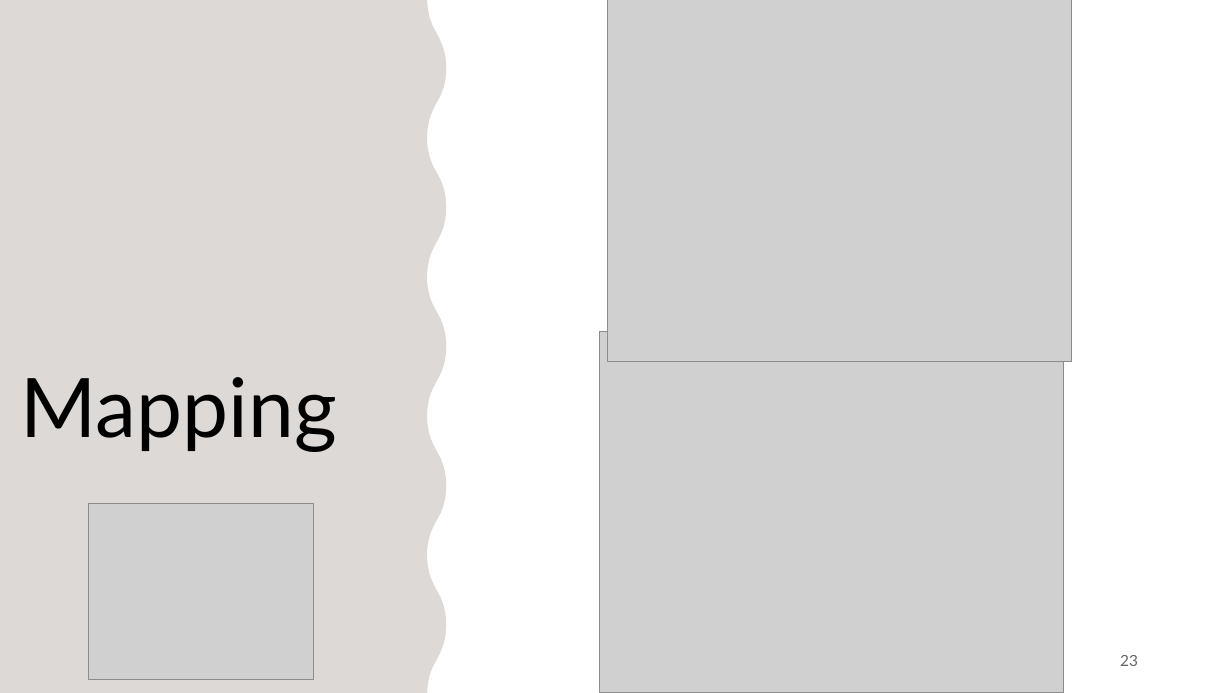
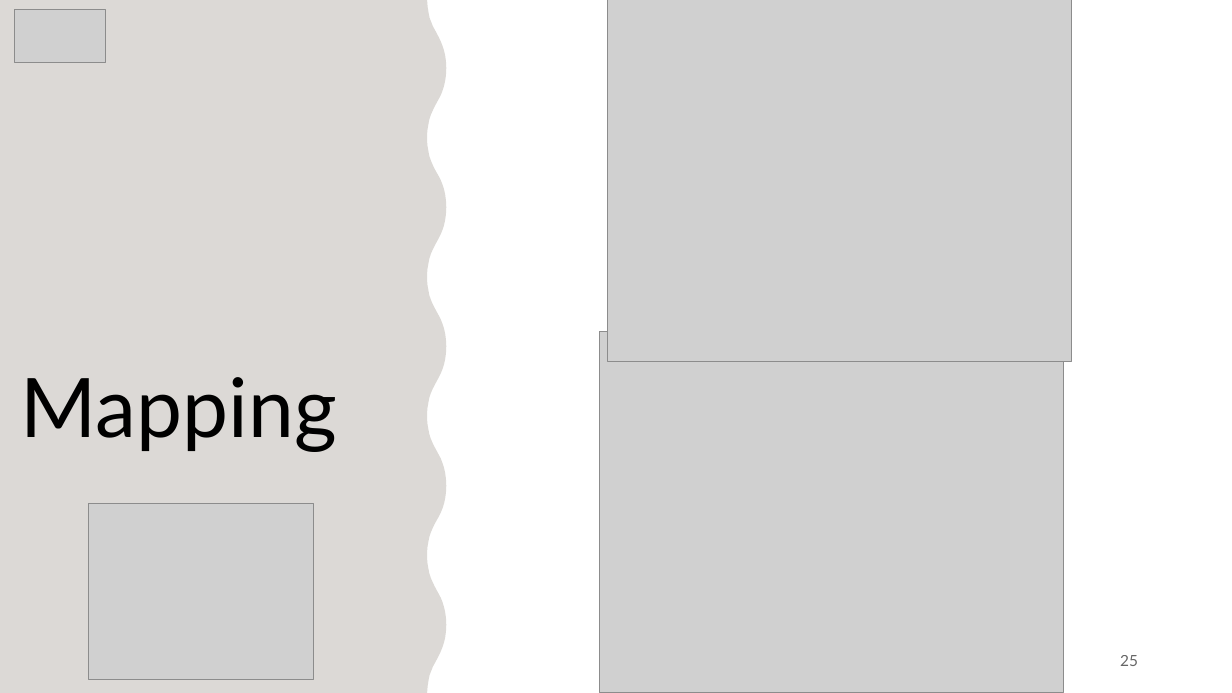
Before and after one commit to JasmeetMatta/Precision-Farming-Bot, a slide deck: slide 25 of Presentation/Precision Farming Using Autonomous Vehicle.pptx (slide 23 before the commit). Drawn at 1232x693 pixels with LibreOffice and Linux fonts; fonts in the diff are those of the drawing; grey boxes stand for pictures. Boxes give left, top, right and bottom in pixels: in the first picture for what was removed or moved away, otherwise in the second. Text is boxed around its words. In the diff, an @@ line names an element or a change of style, - is before the commit and + after.

```diff
--- a/Presentation/Precision Farming Using Autonomous Vehicle.pptx
+++ b/Presentation/Precision Farming Using Autonomous Vehicle.pptx
@@ picture added at [14, 9, 105, 62] @@
@@ page number at [1120, 655, 1138, 666]: text changed @@
-23
+25
```
Also in this commit, not shown: 7 other slides changed.
